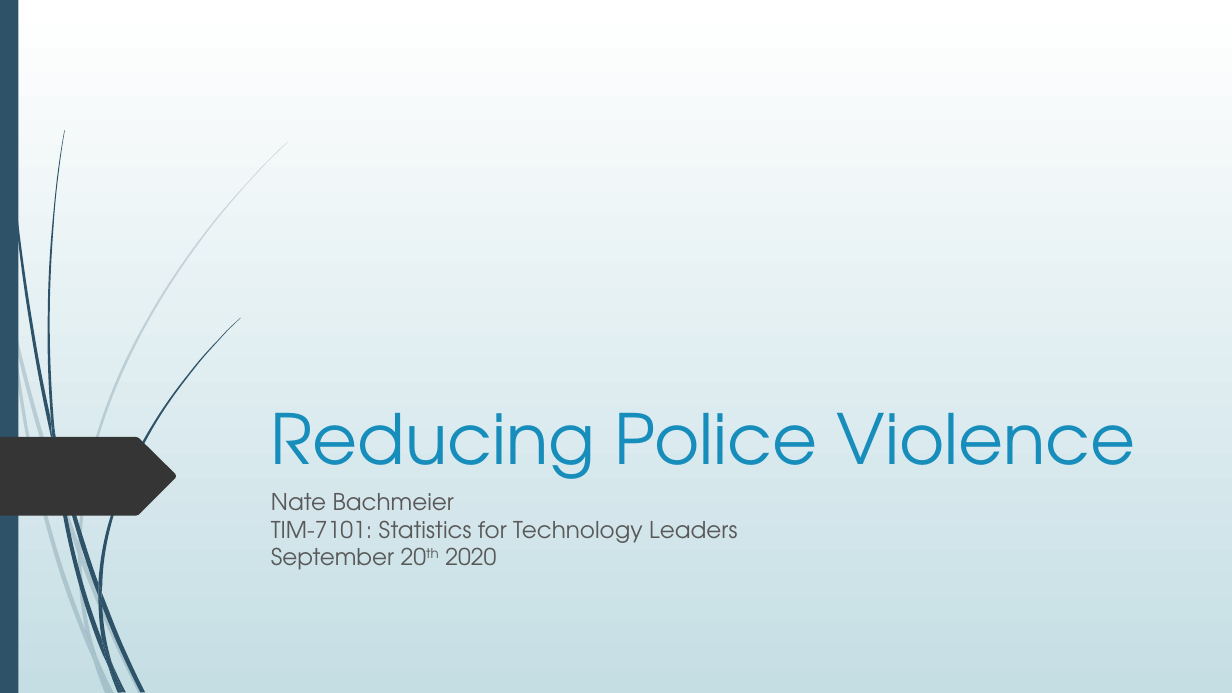
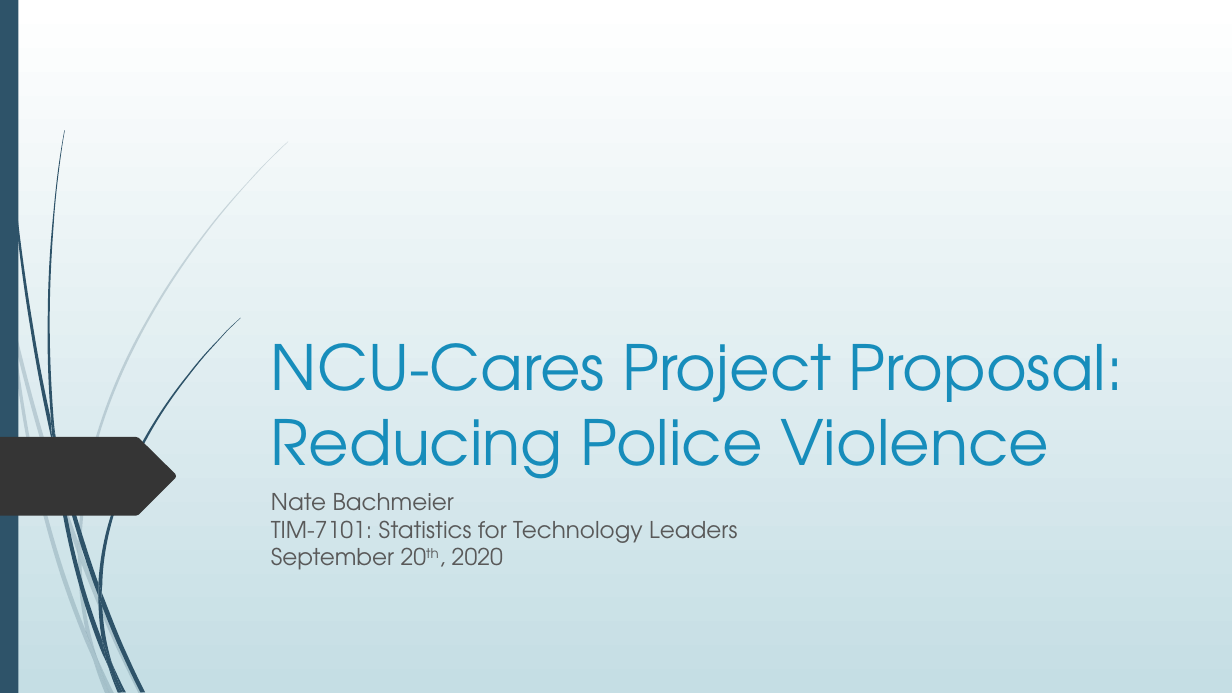
Before and after one commit to dr-natetorious/TIM-7101-Statistics, a slide deck: slide 1 of Section_3_Mgmt_Informed/Week8_Presentation/BachmeierNTIM7101-8.pptx. Drawn at 1232x693 pixels with LibreOffice and Linux fonts; fonts in the diff are those of the drawing. Boxes give left, top, right and bottom in pixels: in the first picture for what was removed or moved away, otherwise in the second. Text is boxed around its words. In the diff, an @@ line names an element or a change of style, - is before the commit and + after.

```diff
--- a/Section_3_Mgmt_Informed/Week8_Presentation/BachmeierNTIM7101-8.pptx
+++ b/Section_3_Mgmt_Informed/Week8_Presentation/BachmeierNTIM7101-8.pptx
@@ title at box(271, 343, 1124, 494): text changed; size 54 to 48.6 pt @@
-Reducing Police Violence
+NCU-Cares Project Proposal: Reducing Police Violence
@@ subtitle at box(271, 493, 737, 570): text changed @@
-Nate Bachmeier
-TIM-7101: Statistics for Technology Leaders
-September 20th 2020
+Nate Bachmeier
+TIM-7101: Statistics for Technology Leaders
+September 20th, 2020
```
Also in this commit, not shown: 16 slides added, 10 slides removed.
